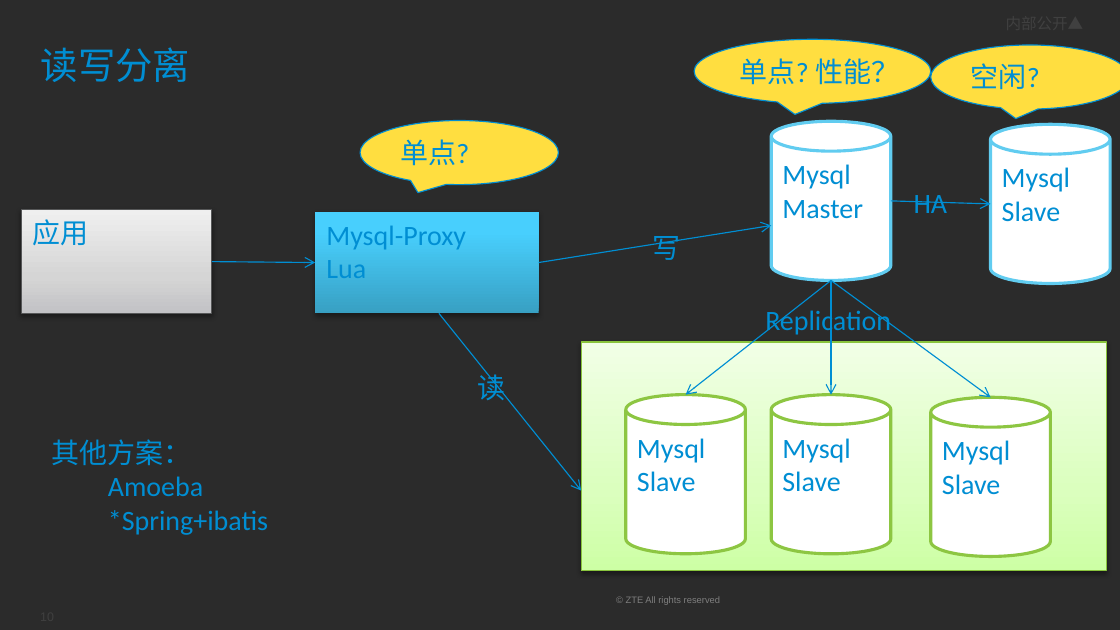
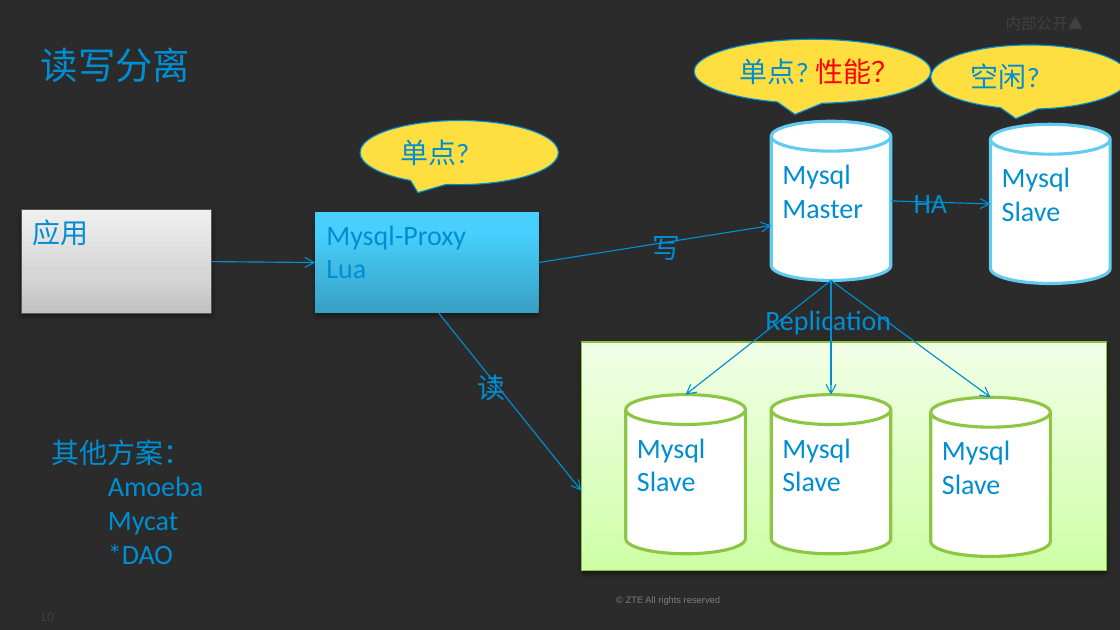
Before and after one commit to johnny8353/jproject, a slide deck: slide 10 of note/note-top/mysql-分布式/黄福强-Mysql分布式集群.pptx. Drawn at 1120x630 pixels with LibreOffice and Linux fonts; fonts in the diff are those of the drawing; background and template pictures are left out; a plain dark background stands for a picture behind light text. Boxes give left, top, right and bottom in pixels: in the first picture for what was removed or moved away, otherwise in the second. Text is boxed around its words. In the diff, an @@ line names an element or a change of style, - is before the commit and + after.

```diff
--- a/note/note-top/mysql-分布式/黄福强-Mysql分布式集群.pptx
+++ b/note/note-top/mysql-分布式/黄福强-Mysql分布式集群.pptx
@@ speech bubble "单点? 性能？" at bbox=[694, 39, 931, 103]: text colour #008ED3 to #FF0000 in "性能？" @@
@@ text at bbox=[108, 512, 178, 564]: text changed @@
-*Spring+ibatis
+Mycat
+*DAO
```
Also in this commit, not shown: 5 other slides changed, 1 slide added, 30 other files.
